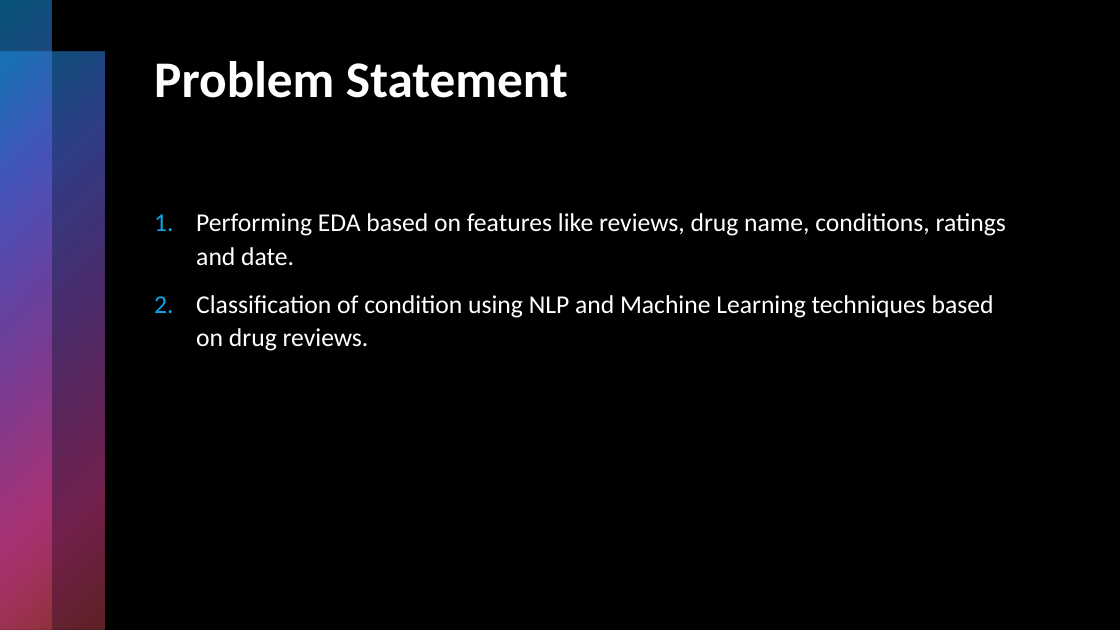
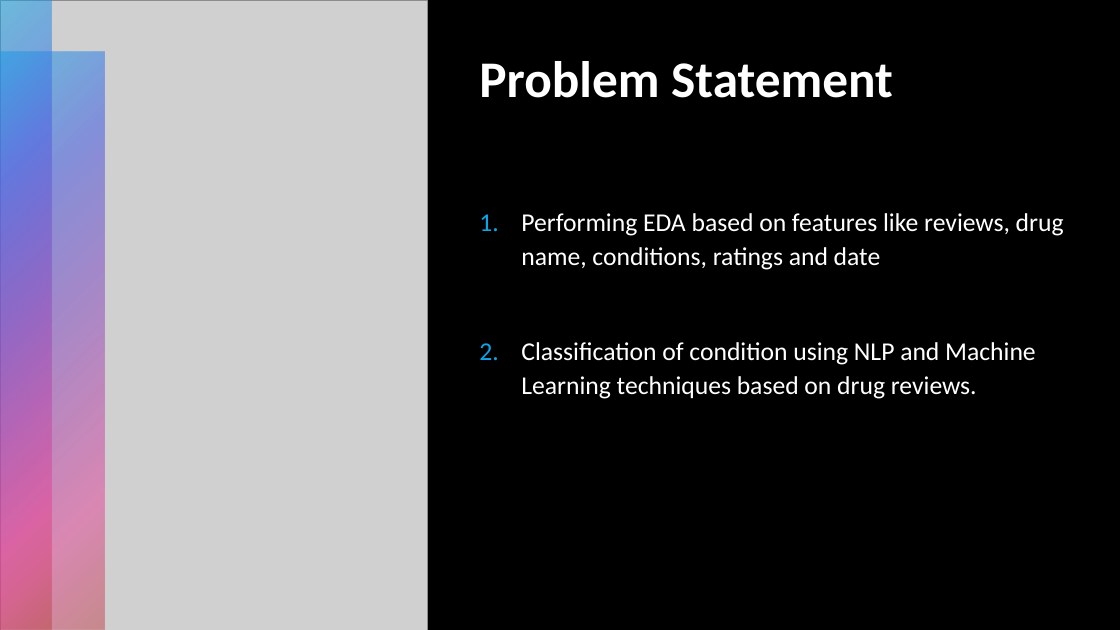
Before and after one commit to Shritej24c/drug_review_NLP, a slide deck: slide 4 of Plots/Drug Review presentation.pptx. Drawn at 1120x630 pixels with LibreOffice and Linux fonts; fonts in the diff are those of the drawing; grey boxes stand for pictures. Boxes give left, top, right and bottom in pixels: in the first picture for what was removed or moved away, otherwise in the second. Text is boxed around its words. In the diff, an @@ line names an element or a change of style, - is before the commit and + after.

```diff
--- a/Plots/Drug Review presentation.pptx
+++ b/Plots/Drug Review presentation.pptx
@@ rectangle added at <box>0,0,1120,630</box>, fill #000000 @@
@@ picture added at <box>0,0,428,630</box> @@
@@ rectangle added at <box>0,0,52,630</box>, fill gradient #0BA5E8 to #5066E1 to #894EC0 to #E54196 to #BE4449 @@
@@ rectangle added at <box>0,52,104,630</box>, fill gradient #0BA5E8 to #5066E1 to #894EC0 to #E54196 to #BE4449 @@
@@ title "Problem Statement": place and size @@
-title "Problem Statement" at <box>154,61,568,98</box>
+title "Problem Statement" at <box>479,61,893,98</box>
@@ text "Performing EDA based on features ...": place and size @@
-text "Performing EDA based on features ..." at <box>196,213,1006,351</box>
+text "Performing EDA based on features ..." at <box>521,213,1064,399</box>
@@ text at <box>521,213,1064,270</box>: text changed @@
-1. Performing EDA based on features like reviews, drug name, conditions, ratings and date.
+1. Performing EDA based on features like reviews, drug name, conditions, ratings and date
```
